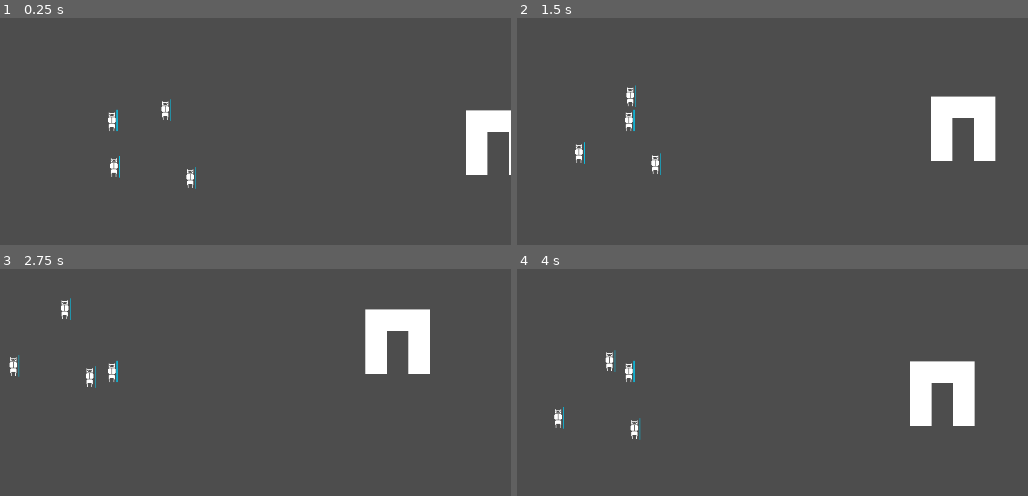
Above: before the commit, frames 1-4 (two rows, left to right).
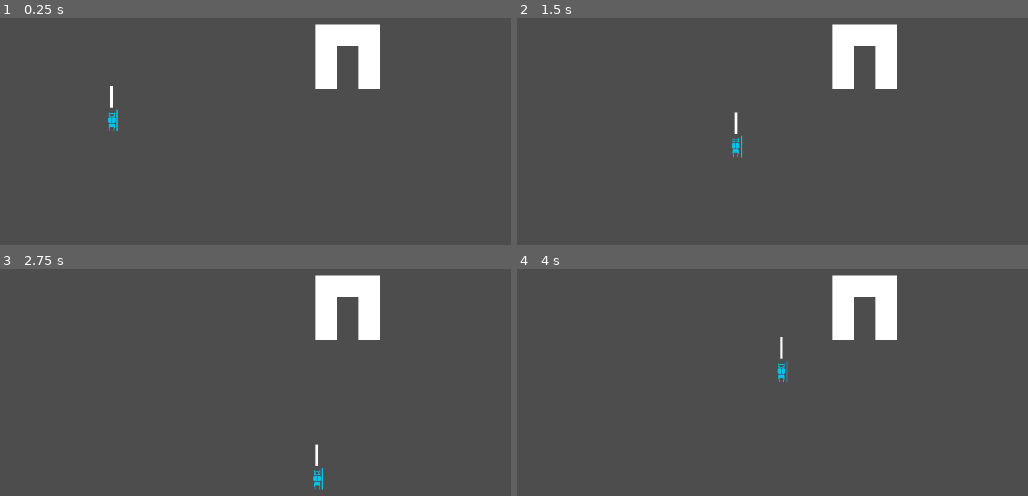
Above: after the commit, the same moments.

Repository: nodayshalleraseyou/4423-summer-26
Game: Godot game, scene res://core-scenes/main_scene.tscn
Two runs of this game, one before a commit and one after it. Both use one fixed random seed, a clock stepped at 60 frames per second and the inputs below.
Inputs (mouse positions are in pixels of both pictures, inside the frame that each line leads up to):
- Up to frame 1 (0.25 s): no input
- Up to frame 2 (1.5 s): tap Enter at 0.5 s; move the mouse to (803, 99) at 0.52 s; hold D (right) 0.53-1.28 s; click (803, 99) at 0.6 s; move the mouse to (outside the picture) at 1.27 s; hold S (down) from 1.28 s (still down); click (outside the picture) at 1.35 s
- Up to frame 3 (2.75 s): move the mouse to (189, 273) at 2.02 s; release S (down) at 2.03 s; hold D (right) from 2.03 s (still down); click (189, 273) at 2.1 s
- Up to frame 4 (4 s): move the mouse to (588, 461) at 2.77 s; release D (right) at 2.78 s; hold W (up) 2.78-3.53 s; click (588, 461) at 2.85 s; move the mouse to (869, 439) at 3.52 s; hold A (left) from 3.53 s (still down); click (869, 439) at 3.6 s

The runs differ from the first frame. In frame 1, 5.1% of the frame differs, in the area x 21-100%, y 2-76%; in frame 2, 6.4%; in frame 3, 5.6%; in frame 4, 6.4%, in the area x 7-90%, y 2-76%.

Commit message:
first commit

Diff:
--- a/core-scenes/creature.tscn
+++ b/core-scenes/creature.tscn
@@ -4,8 +4,10 @@
 [ext_resource type="Script" uid="uid://ddi0fup2gh7us" path="res://scripts/creature.gd" id="2_6bpdb"]
 [ext_resource type="Texture2D" uid="uid://b7dpaxcnpq5iw" path="res://sprites/square_31.png" id="2_pd5d6"]
 
-[node name="Creature" type="Sprite2D" unique_id=591080971]
-texture = ExtResource("1_pqc3a")
+[sub_resource type="RectangleShape2D" id="RectangleShape2D_6bpdb"]
+size = Vector2(14, 28)
+
+[node name="Creature" type="Area2D" unique_id=1103107907]
 script = ExtResource("2_6bpdb")
 
 [node name="Sprite2D" type="Sprite2D" parent="." unique_id=483467125]
@@ -13,3 +15,10 @@
 position = Vector2(8, -1)
 scale = Vector2(0.048387095, 1)
 texture = ExtResource("2_pd5d6")
+
+[node name="BodySprite" type="Sprite2D" parent="." unique_id=234329956]
+modulate = Color(0.03254274, 0.7552077, 0.90184057, 1)
+texture = ExtResource("1_pqc3a")
+
+[node name="CollisionShape2D" type="CollisionShape2D" parent="." unique_id=1308798709]
+shape = SubResource("RectangleShape2D_6bpdb")
--- a/core-scenes/main_scene.tscn
+++ b/core-scenes/main_scene.tscn
@@ -1,14 +1,22 @@
 [gd_scene format=3 uid="uid://dgfph5hoyxpul"]
 
 [ext_resource type="Script" uid="uid://y55fyv8472hx" path="res://scripts/player_input_handler.gd" id="1_h6be7"]
+[ext_resource type="Script" uid="uid://3nlqw06iwnd4" path="res://scripts/game_manager.gd" id="1_j6f26"]
 [ext_resource type="PackedScene" uid="uid://b44kh0dfkfgyw" path="res://core-scenes/creature.tscn" id="1_x0mfn"]
 [ext_resource type="PackedScene" uid="uid://4dnxglxlwrey" path="res://core-scenes/square.tscn" id="2_lp1mt"]
+[ext_resource type="PackedScene" uid="uid://c1r0lkxrka7nh" path="res://core-scenes/projectile.tscn" id="5_1opnj"]
+[ext_resource type="Texture2D" uid="uid://b7dpaxcnpq5iw" path="res://sprites/square_31.png" id="7_kvclw"]
+[ext_resource type="Script" uid="uid://db8l65ojltvc3" path="res://scripts/blaster.gd" id="8_wvdjy"]
 
 [node name="MainScene" type="Node2D" unique_id=148360280]
 
-[node name="PlayerInputHandler" type="Node2D" parent="." unique_id=1444398628 node_paths=PackedStringArray("player_creature")]
+[node name="GameManager" type="Node2D" parent="." unique_id=1964262786]
+script = ExtResource("1_j6f26")
+
+[node name="PlayerInputHandler" type="Node2D" parent="." unique_id=1444398628 node_paths=PackedStringArray("player_creature", "game_manager")]
 script = ExtResource("1_h6be7")
 player_creature = NodePath("../Creatures/Creature")
+game_manager = NodePath("../GameManager")
 
 [node name="Squares" type="Node2D" parent="." unique_id=312202938]
 position = Vector2(248, -31)
@@ -34,19 +42,19 @@
 [node name="Square9" parent="Squares" unique_id=702395468 instance=ExtResource("2_lp1mt")]
 position = Vector2(124, -31)
 
+[node name="Camera2D" type="Camera2D" parent="." unique_id=745856702]
+
 [node name="Creatures" type="Node2D" parent="." unique_id=1023471411]
 
-[node name="Creature" parent="Creatures" unique_id=591080971 instance=ExtResource("1_x0mfn")]
-position = Vector2(-217, -124)
+[node name="Creature" parent="Creatures" unique_id=591080971 node_paths=PackedStringArray("current_blaster") instance=ExtResource("1_x0mfn")]
 is_player_creature = true
+current_blaster = NodePath("Blaster")
 
-[node name="Camera2D" type="Camera2D" parent="Creatures/Creature" unique_id=745856702]
+[node name="Blaster" type="Sprite2D" parent="Creatures/Creature" unique_id=1958319072]
+position = Vector2(0, -35)
+scale = Vector2(0.11290322, 1)
+texture = ExtResource("7_kvclw")
+script = ExtResource("8_wvdjy")
+projectile_ps = ExtResource("5_1opnj")
 
-[node name="Creature2" parent="Creatures" unique_id=415781085 instance=ExtResource("1_x0mfn")]
-position = Vector2(-213.5, -57.5)
-
-[node name="Creature3" parent="Creatures" unique_id=971472173 instance=ExtResource("1_x0mfn")]
-position = Vector2(-139.5, -139.5)
-
-[node name="Creature4" parent="Creatures" unique_id=690933606 instance=ExtResource("1_x0mfn")]
-position = Vector2(-103.5, -41.5)
+[node name="ProjectileManager" type="Node2D" parent="." unique_id=1171213707]
--- /dev/null
+++ b/core-scenes/projectile.tscn
@@ -0,0 +1,16 @@
+[gd_scene format=3 uid="uid://c1r0lkxrka7nh"]
+
+[ext_resource type="Script" uid="uid://85c5iku8fylu" path="res://scripts/projectile.gd" id="1_8g325"]
+[ext_resource type="Texture2D" uid="uid://b7dpaxcnpq5iw" path="res://sprites/square_31.png" id="1_mk0cm"]
+
+[sub_resource type="RectangleShape2D" id="RectangleShape2D_j6f26"]
+size = Vector2(32, 32)
+
+[node name="Projectile" type="Area2D" unique_id=417648964]
+script = ExtResource("1_8g325")
+
+[node name="Sprite2D" type="Sprite2D" parent="." unique_id=792410394]
+texture = ExtResource("1_mk0cm")
+
+[node name="CollisionShape2D" type="CollisionShape2D" parent="." unique_id=1494444825]
+shape = SubResource("RectangleShape2D_j6f26")
--- a/project.godot
+++ b/project.godot
@@ -37,6 +37,11 @@
 "events": [Object(InputEventKey,"resource_local_to_scene":false,"resource_name":"","device":-1,"window_id":0,"alt_press …(192 unchanged characters)…
 ]
 }
+use={
+"deadzone": 0.2,
+"events": [Object(InputEventMouseButton,"resource_local_to_scene":false,"resource_name":"","device":-1,"window_id":0,"alt_pressed":false,"shift_pressed":false,"ctrl_pressed":false,"meta_pressed":false,"button_mask":0,"position":Vector2(0, 0),"global_position":Vector2(0, 0),"factor":1.0,"button_index":1,"canceled":false,"pressed":false,"double_click":false,"script":null)
+]
+}
 
 [physics]
 
--- /dev/null
+++ b/scripts/blaster.gd
@@ -0,0 +1,21 @@
+extends Sprite2D
+class_name Blaster
+
+@export var projectile_ps : PackedScene
+
+# Called when the node enters the scene tree for the first time.
+func _ready() -> void:
+	pass # Replace with function body.
+
+
+# Called every frame. 'delta' is the elapsed time since the previous frame.
+func _process(delta: float) -> void:
+	pass
+
+func use():
+	var new_projectile : Projectile = projectile_ps.instantiate() as Projectile
+	var projectile_manager = get_tree().current_scene.get_node("ProjectileManager")
+	projectile_manager.add_child(new_projectile)
+	if is_instance_valid(new_projectile):
+		print("Valid!")
+	new_projectile.global_position = global_position
--- a/scripts/creature.gd
+++ b/scripts/creature.gd
@@ -1,21 +1,37 @@
-extends Sprite2D
+extends Area2D
 class_name Creature
 
 const CREATURE_SIZE = 31
 
+var game_manager : GameManager
+
 @export var is_player_creature : bool
 
-var max_health : int = 10
 @export var speed : float = 100
 var birth_name : String = "Meepis"
-
 var counter : int = 0
 
-@export var projectile_ps : PackedScene
+
+
+#tracked data
+var current_pos : Vector2i
+var next_pos: Vector2i
+
+var max_health : int = 3
+var current_health : int = 3
+
+#inventory
+@export var current_blaster : Blaster
+
 
 
 # Called when the node enters the scene tree for the first time.
 func _ready() -> void:
+	current_pos = Vector2i(0,0)
+	next_pos = Vector2i(0,0)
+
+	game_manager = get_tree().current_scene.get_node("GameManager")
+	game_manager.register_creature(self)
 	pass # Replace with function body.
 
 
@@ -29,3 +45,22 @@
 
 func move_slide(dir : Vector2):
 	global_position += dir.normalized() * speed * get_process_delta_time()
+
+func move(dir : Vector2i):
+	next_pos += dir
+	print(next_pos)
+
+
+func finalize_move():
+	current_pos = next_pos
+
+func take_damage(amount : int):
+	current_health -= amount
+	if current_health <= 0:
+		current_health = 0
+		print("I've perished D:")
+		#get_tree().reload_current_scene()
+
+func use_blaster():
+	if is_instance_valid(current_blaster):
+		current_blaster.use()
--- /dev/null
+++ b/scripts/game_manager.gd
@@ -0,0 +1,45 @@
+extends Node2D
+class_name GameManager
+
+const GRID_CELL_SIZE = 31
+const TURN_TIME : float = 0.15
+
+var creature_array : Array[Creature]  = []
+
+var taking_turn : bool = false
+var timer_value : float = 0.0
+
+# Called when the node enters the scene tree for the first time.
+func _ready() -> void:
+	pass # Replace with function body.
+
+# Called every frame. 'delta' is the elapsed time since the previous frame.
+func _process(delta: float) -> void:
+	if taking_turn:
+		timer_value += delta
+		slide_creatures(timer_value/TURN_TIME)
+		if timer_value >= TURN_TIME:
+			timer_value = 0
+			end_turn()
+
+func take_turn():
+	taking_turn = true
+
+func end_turn():
+	for c in creature_array:
+		c.finalize_move()
+		c.global_position = cell_to_world(c.next_pos)
+	taking_turn = false
+
+func slide_creatures(percentage : float):
+	for c in creature_array:
+		c.global_position = lerp(
+				cell_to_world(c.current_pos), cell_to_world(c.next_pos), percentage
+			)
+
+func register_creature(creature : Creature):
+	print("creature added!")
+	creature_array.append(creature)
+
+func cell_to_world(cell_coord : Vector2i) -> Vector2:
+	return Vector2(cell_coord.x*GRID_CELL_SIZE, cell_coord.y*GRID_CELL_SIZE)
--- a/scripts/player_input_handler.gd
+++ b/scripts/player_input_handler.gd
@@ -1,6 +1,7 @@
 extends Node2D
 
 @export var player_creature : Creature
+@export var game_manager : GameManager
 
 # Called when the node enters the scene tree for the first time.
 func _ready() -> void:
@@ -9,7 +10,30 @@
 
 # Called every frame. 'delta' is the elapsed time since the previous frame.
 func _process(delta: float) -> void:
-	scan_movement_slide()
+	if game_manager.taking_turn:
+		return
+
+	if Input.is_action_just_pressed("use"):
+		player_creature.use_blaster()
+	scan_movement()
+
+
+func scan_movement():
+	var dir : Vector2 = Vector2.ZERO
+	if Input.is_action_pressed("up"):
+		dir += Vector2(0,-1)
+	if Input.is_action_pressed("down"):
+		dir += Vector2(0,1)
+	if Input.is_action_pressed("left"):
+		dir += Vector2(-1,0)
+	if Input.is_action_pressed("right"):
+		dir += Vector2(1,0)
+	if dir == Vector2.ZERO:
+		return
+	player_creature.move(dir)
+	game_manager.take_turn()
+
+
 
 func scan_movement_increment():
 	if Input.is_action_just_pressed("up"):
--- /dev/null
+++ b/scripts/projectile.gd
@@ -0,0 +1,22 @@
+extends Area2D
+class_name Projectile
+
+@export var damage : int = 1
+
+var speed : float = 100
+
+# Called when the node enters the scene tree for the first time.
+func _ready() -> void:
+	area_entered.connect(check_hit)
+	pass # Replace with function body.
+
+
+# Called every frame. 'delta' is the elapsed time since the previous frame.
+func _process(delta: float) -> void:
+	global_position += Vector2(0,-speed) * delta
+
+
+func check_hit(area : Area2D):
+	print("hit!")
+	if area is Creature:
+		area.take_damage(damage)
Not shown, added: scripts/blaster.gd.uid
Not shown, added: scripts/game_manager.gd.uid
Not shown, added: scripts/projectile.gd.uid
